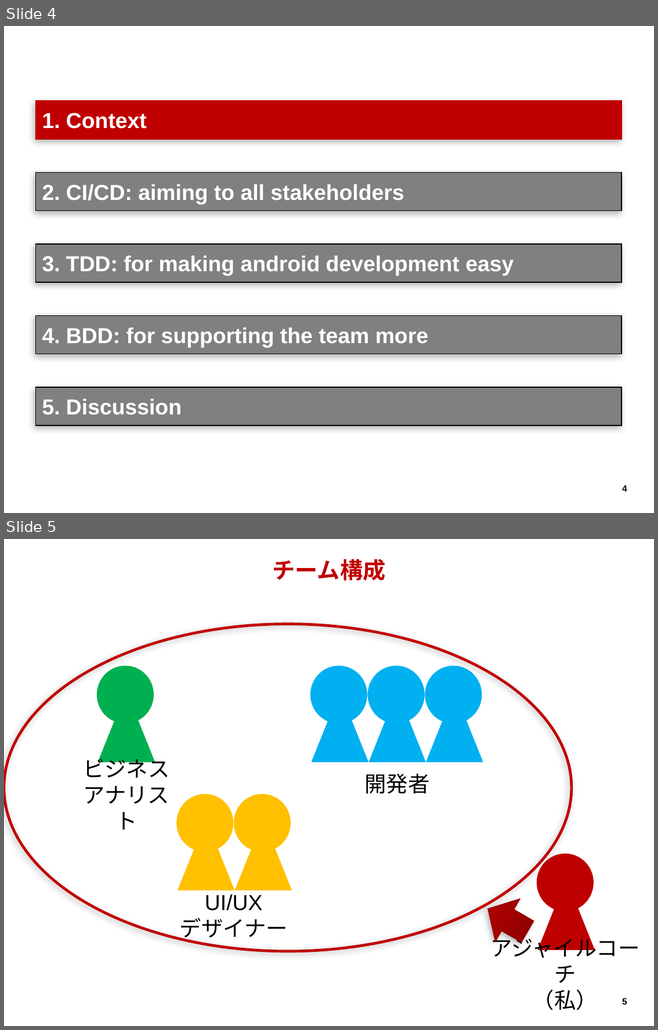
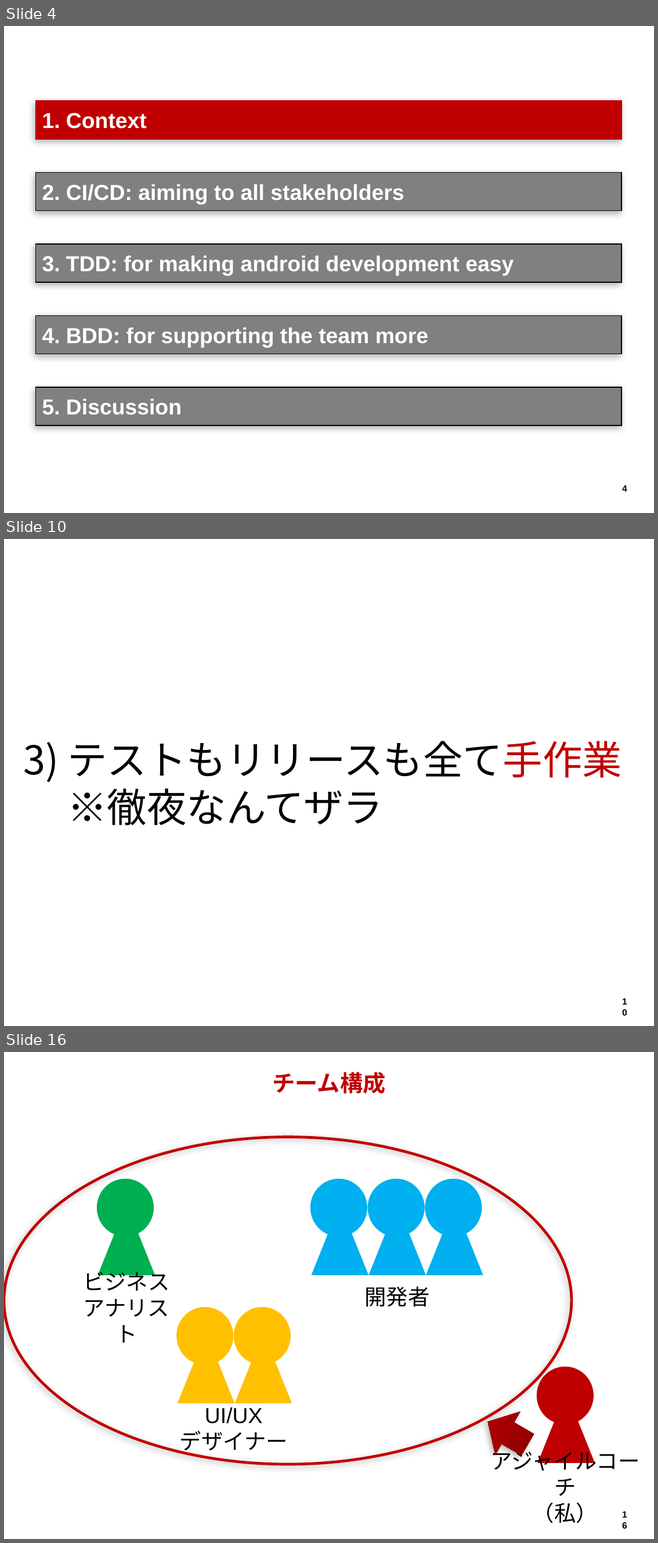
Before and after one commit to hageyahhoo/agile2014, a slide deck: presentations/TechnologyDrivenDevelopment.pptx. Shown one above the other, each under a label of ours: slides 4 and 5 before the commit, slides 4, 10 and 16 after it; the slides between them are not shown. The pictures are 658x1030 and 658x1543 pixels, drawn with LibreOffice and Linux fonts; fonts in the diff are those of the drawing; background and template pictures are left out. Boxes give left, top, right and bottom in pixels: in the first picture for what was removed or moved away, otherwise in the second. Text is boxed around its words. In the diff, an @@ line names an element or a change of style, - is before the commit and + after.

```diff
--- a/presentations/TechnologyDrivenDevelopment.pptx
+++ b/presentations/TechnologyDrivenDevelopment.pptx
@@ slide 10 added at (4, 539, 654, 1026), background #FFFFFF; not listed: 1 template element that a slide beside it also shows @@
@@ text added at (23, 741, 622, 826), 44 pt, text #000000 @@
+3) テストもリリースも全て手作業
+※徹夜なんてザラ
@@ what was slide 5 is now slide 16 @@
@@ page number at (622, 1511, 627, 1529): text changed @@
-5
+16
```
Also in this commit, not shown: 1 slide changed, 10 other slides added.
